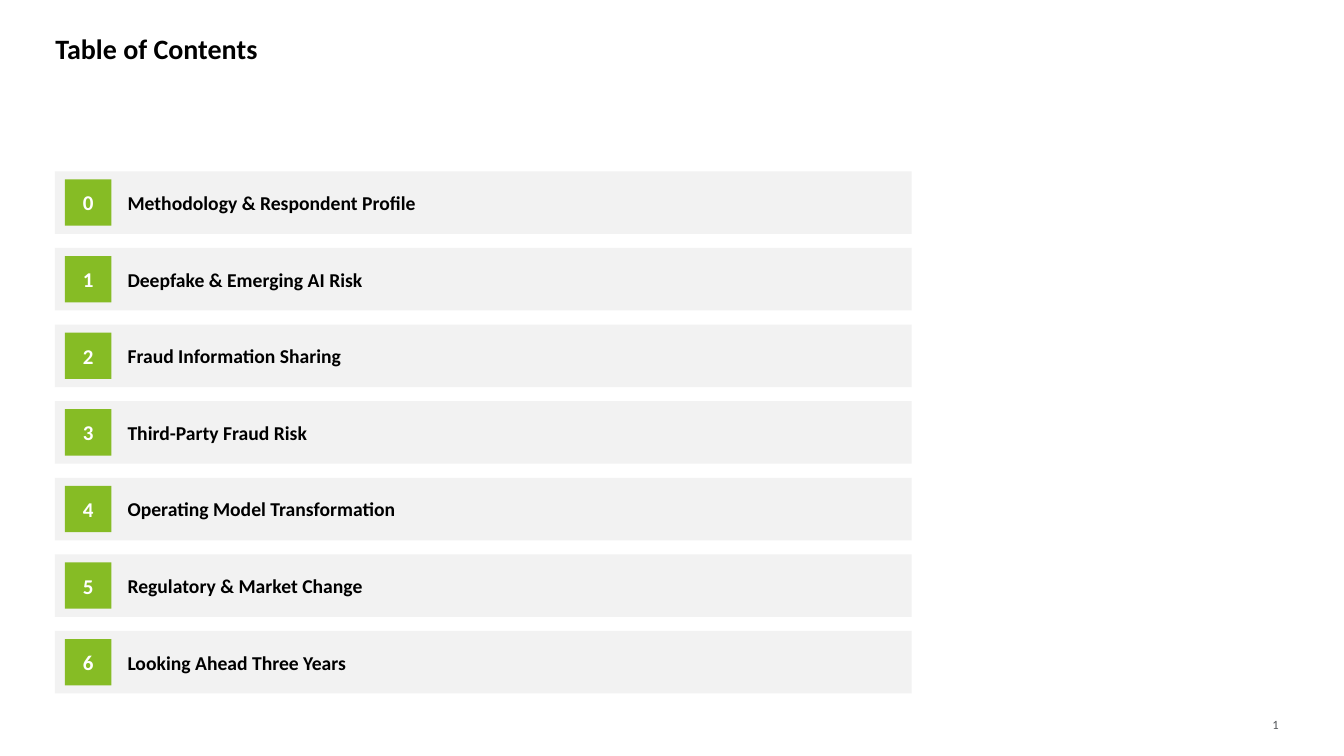
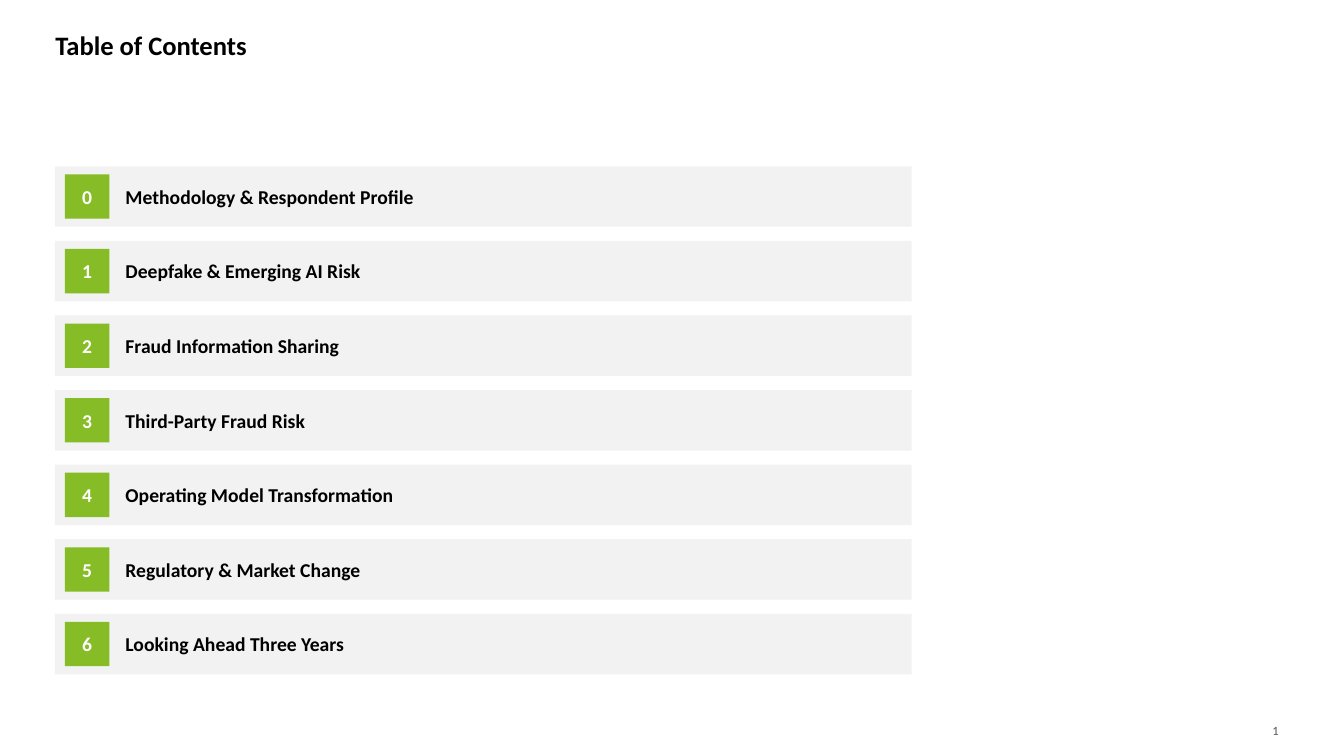
Before and after one commit to davidlin778/Fraud-in-2026, a slide deck: slide 2 of Fraud in 2026 - Full Results.pptx. Drawn at 1344x756 pixels with LibreOffice and Linux fonts; fonts in the diff are those of the drawing. Boxes give left, top, right and bottom in pixels: in the first picture for what was removed or moved away, otherwise in the second. Text is boxed around its words. In the diff, an @@ line names an element or a change of style, - is before the commit and + after.

```diff
--- a/Fraud in 2026 - Full Results.pptx
+++ b/Fraud in 2026 - Full Results.pptx
@@ text "Table of Contents" at (55, 36, 246, 56): size 20 to 19 pt @@
@@ 4 rectangles, 3 texts: place and size @@
-4 rectangles, 3 texts at (55, 171, 912, 311)
+4 rectangles, 3 texts at (55, 166, 912, 301)
@@ 4 texts, 4 rectangles: place and size @@
-4 texts, 4 rectangles at (55, 325, 912, 464)
+4 texts, 4 rectangles at (55, 316, 912, 451)
@@ size 15 to 14 pt in 7 elements at (82, 191, 92, 204), (82, 265, 92, 278), (82, 340, 92, 353), (82, 415, 92, 428), (82, 489, 92, 502), (82, 564, 92, 577), (82, 637, 92, 651) @@
@@ 6 texts, 6 rectangles: place and size @@
-6 texts, 6 rectangles at (55, 478, 912, 694)
+6 texts, 6 rectangles at (55, 465, 912, 675)
@@ text "1": place and size @@
-text "1" at (1272, 721, 1278, 729)
+text "1" at (1272, 727, 1278, 735)
```
Also in this commit, not shown: 17 other slides changed, 4 slides added, 1 slide removed.
